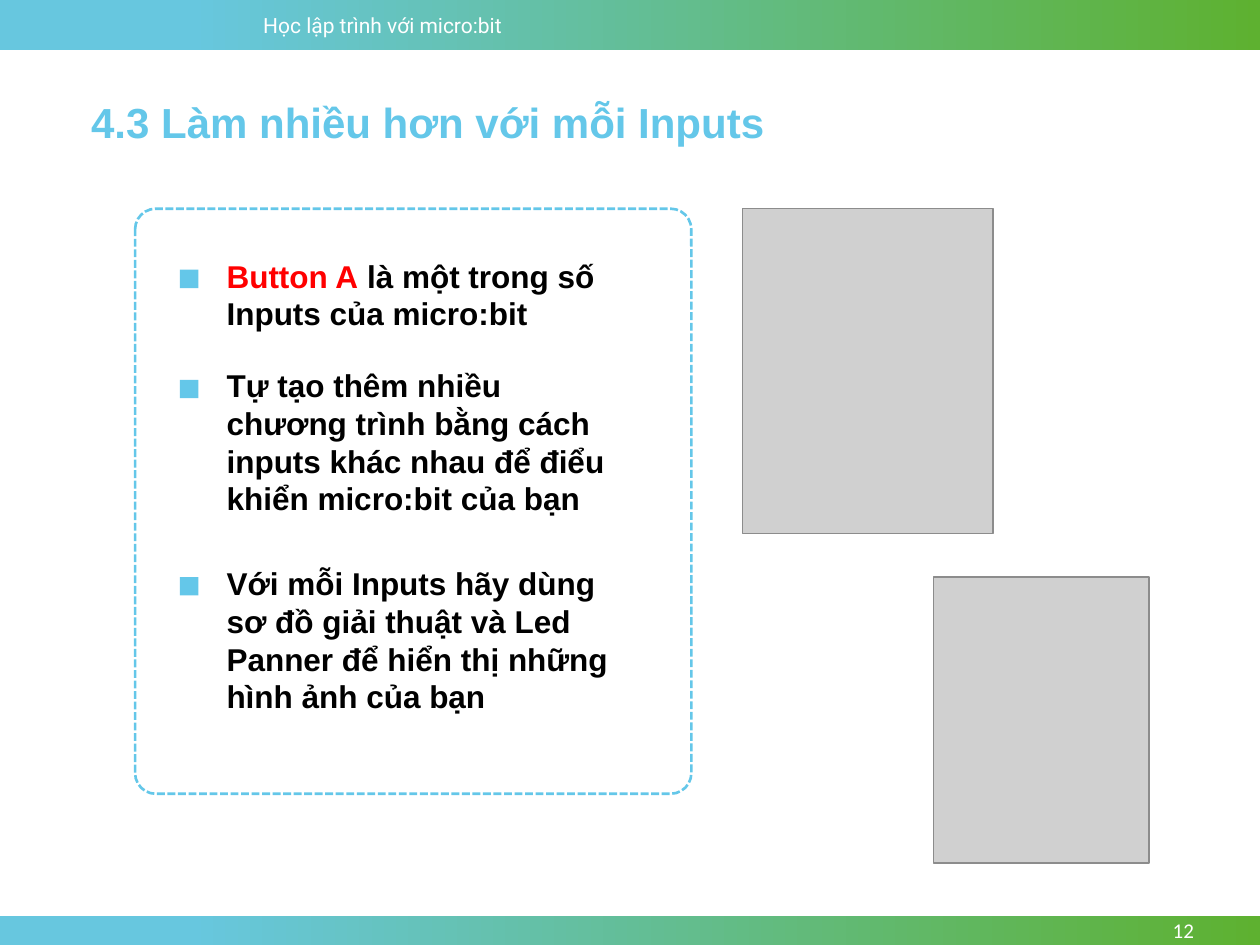
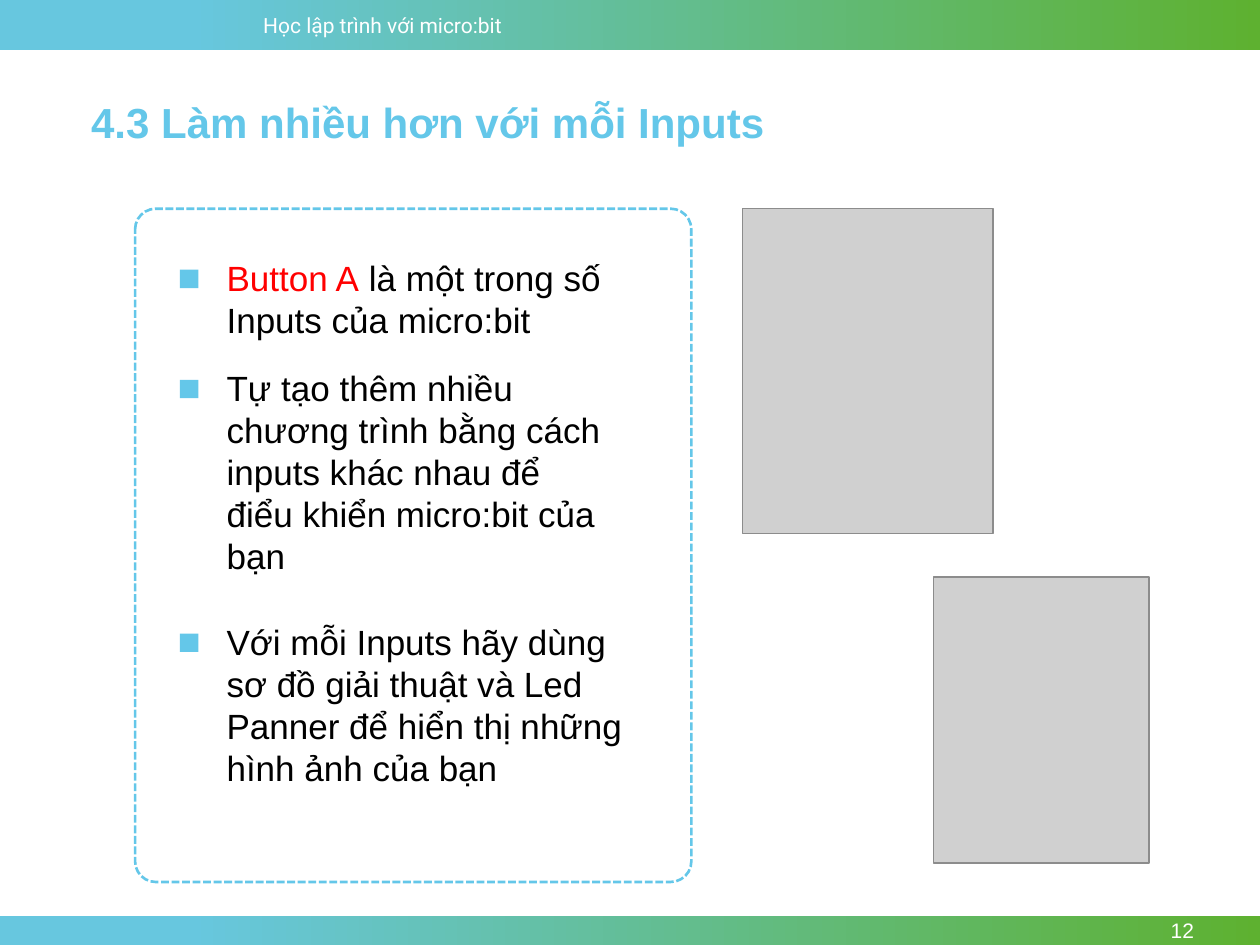
Before and after one commit to nhannn87dn/Learn-microbit, a slide deck: slide 12 of Lessions/Bai-04-Conditions-and-Logic/4.Conditional-and-Boolean.pptx. Drawn at 1260x945 pixels with LibreOffice and Linux fonts; fonts in the diff are those of the drawing; grey boxes stand for pictures; background and template pictures are left out. Boxes give left, top, right and bottom in pixels: in the first picture for what was removed or moved away, otherwise in the second. Text is boxed around its words. In the diff, an @@ line names an element or a change of style, - is before the commit and + after.

```diff
--- a/Lessions/Bai-04-Conditions-and-Logic/4.Conditional-and-Boolean.pptx
+++ b/Lessions/Bai-04-Conditions-and-Logic/4.Conditional-and-Boolean.pptx
@@ rounded rectangle resized from (x1=135, y1=209, x2=692, y2=794) to (x1=135, y1=209, x2=692, y2=882) @@
@@ size 18 to 20 pt, bold off in 3 elements at (x1=227, y1=264, x2=601, y2=340), (x1=227, y1=374, x2=600, y2=575), (x1=227, y1=627, x2=621, y2=787) @@
@@ text "Với mỗi Inputs hãy dùng ..." moved from (x1=227, y1=570, x2=608, y2=714) to (x1=227, y1=627, x2=621, y2=787) @@
@@ rectangle moved from (x1=180, y1=577, x2=199, y2=596) to (x1=180, y1=634, x2=199, y2=653) @@
@@ page number at (x1=1171, y1=923, x2=1194, y2=938): font Calibri to Arial @@
```
Also in this commit, not shown: 9 other slides changed, 2 other files.
